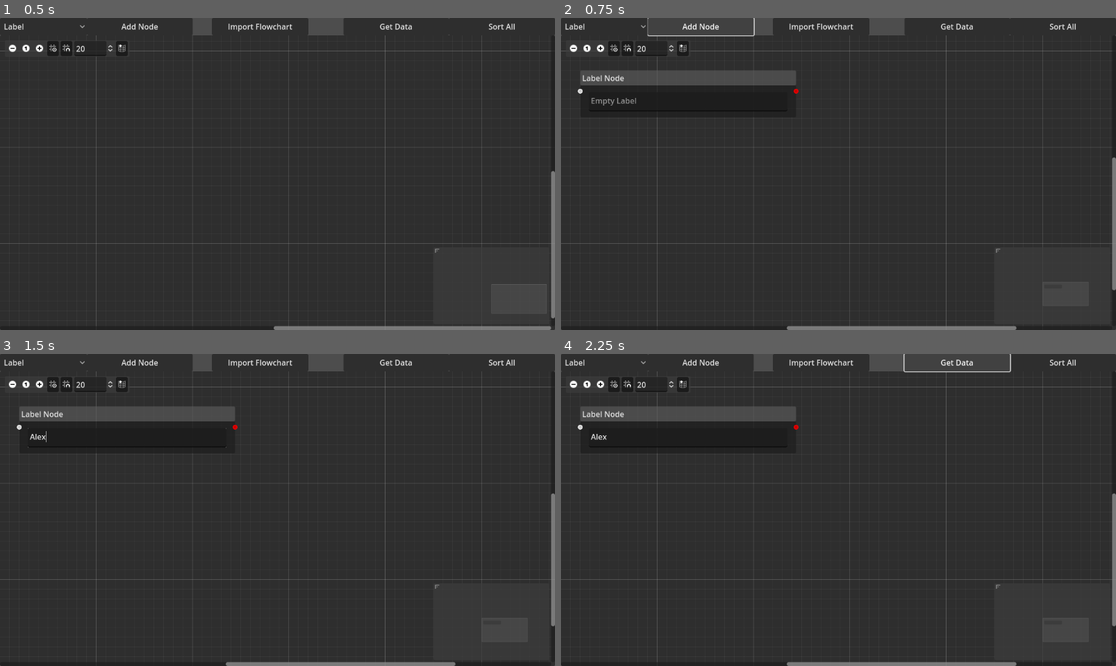
Above: before the commit, frames 1-4 (two rows, left to right).
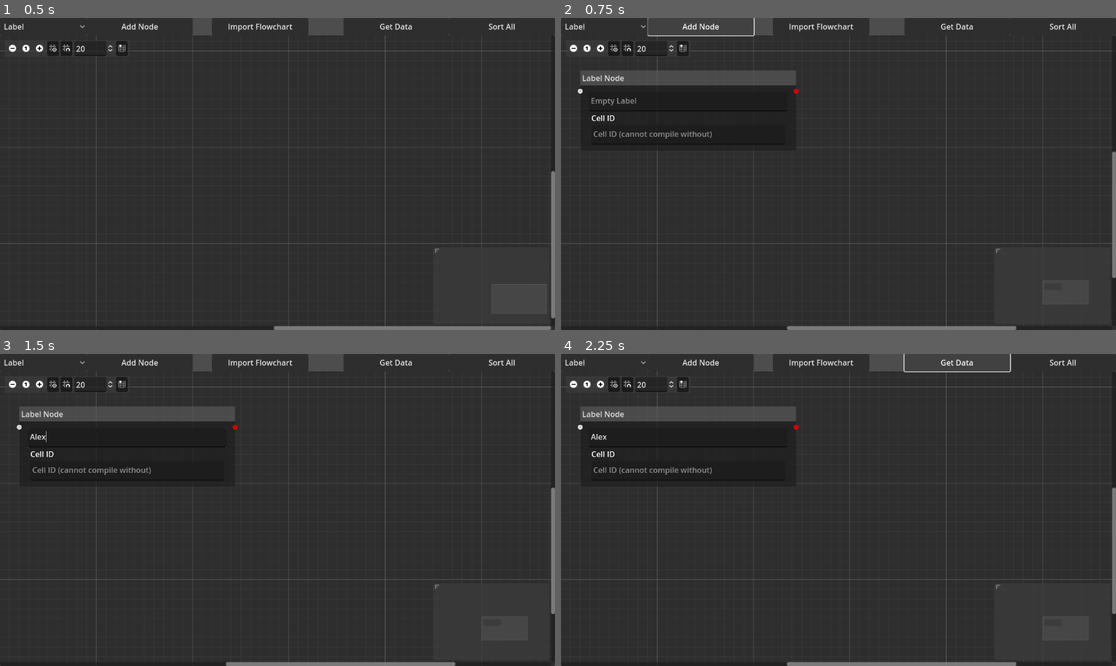
Above: after the commit, the same moments.

Repository: N-Enders/TalkshowEditor
Game: Godot game, scene res://flow.tscn
Same seed, same stepped clock (60 frames per second), same inputs: the game is played once before the commit and once after it. This scene is started directly instead of the project's main scene.
Inputs (mouse positions are in pixels of both pictures, inside the frame that each line leads up to):
- Up to frame 1 (0.5 s): no input
- Up to frame 2 (0.75 s): click "Add Node" at 0.5 s
- Up to frame 3 (1.5 s): click (127, 438) at 1.27 s; type "Alex" at 1.35 s
- Up to frame 4 (2.25 s): click "Get Data" at 2 s

Frame 1 is identical in both runs. In frame 2, 0.4% of the frame differs, in the area x 5-100%, y 31-88%; in frame 3, 0.4%; in frame 4, 0.4%.
Error in both runs: Invalid call. Nonexistent function 'getID' in base 'Control'. (res://flow.gd:208)

Commit message:
Disconnecting Nodes
Also added input node details

Diff:
--- a/GraphNode.gd
+++ b/GraphNode.gd
@@ -45,8 +45,10 @@
 	remove_child(branch)
 
 
+
 func getData():
 	return {"type":"hitlist","id":getID(),"list":getHitlist()}
+
 
 
 func getHitlist():
@@ -57,9 +59,11 @@
 	return values
 
 
+
 func _on_add_text_pressed():
 	createText("")
 
 
+
 func _on_delete_button_pressed():
 	delete.emit()
--- a/flow.gd
+++ b/flow.gd
@@ -13,7 +13,7 @@
 
 # Called when the node enters the scene tree for the first time.
 func _ready():
-	pass # Replace with function body.
+	$GraphEdit.add_valid_left_disconnect_type(0)
 
 
 
--- a/inputNode.gd
+++ b/inputNode.gd
@@ -26,6 +26,26 @@
 func _on_add_normal_branch_pressed():
 	createBranch("")
 
+
+
+
+func _deleted_option(option):
+	var num = get_children().find(option,0)
+	remove_child(option)
+	set_slot(get_child_count()-1,false,0,Color.WHITE,false,0,Color.RED)
+	remove_branch.emit(self,num)
+
+func no_match_idx():
+	return get_child_count() - 4
+
+
+
+func setID(id):
+	$cellDetails/VBoxContainer/CellID.text = str(id)
+
+func getID():
+	return int($cellDetails/VBoxContainer/CellID.text)
+
 func getData():
 	var index = 0
 	var returnValue = {"type":"input","data":{}}
@@ -37,13 +57,3 @@
 		elif children[index].name == "No Match Branch":
 			returnValue["data"][index] = "NoMatch"
 	return returnValue
-
-
-func _deleted_option(option):
-	var num = get_children().find(option,0)
-	remove_child(option)
-	set_slot(get_child_count()-1,false,0,Color.WHITE,false,0,Color.RED)
-	remove_branch.emit(self,num)
-
-func no_match_idx():
-	return get_child_count() - 3
--- a/inputNode.tscn
+++ b/inputNode.tscn
@@ -34,6 +34,15 @@
 slot/2/right_color = Color(1, 1, 1, 1)
 slot/2/right_icon = null
 slot/2/draw_stylebox = true
+slot/3/left_enabled = false
+slot/3/left_type = 0
+slot/3/left_color = Color(1, 1, 1, 1)
+slot/3/left_icon = null
+slot/3/right_enabled = false
+slot/3/right_type = 0
+slot/3/right_color = Color(1, 1, 1, 1)
+slot/3/right_icon = null
+slot/3/draw_stylebox = true
 script = ExtResource("1_tw8fp")
 editableText = ExtResource("2_fi8w5")
 
@@ -59,4 +68,22 @@
 layout_mode = 2
 text = "Add branch"
 
+[node name="cellDetails" type="MarginContainer" parent="."]
+layout_mode = 2
+size_flags_vertical = 3
+theme_override_constants/margin_left = 5
+theme_override_constants/margin_right = 5
+
+[node name="VBoxContainer" type="VBoxContainer" parent="cellDetails"]
+layout_mode = 2
+
+[node name="idLabel" type="Label" parent="cellDetails/VBoxContainer"]
+layout_mode = 2
+text = "Cell ID"
+
+[node name="CellID" type="TextEdit" parent="cellDetails/VBoxContainer"]
+custom_minimum_size = Vector2(0, 40)
+layout_mode = 2
+placeholder_text = "Cell ID (cannot compile without)"
+
 [connection signal="pressed" from="addNormalBranch" to="." method="_on_add_normal_branch_pressed"]
--- a/labelNode.gd
+++ b/labelNode.gd
@@ -11,18 +11,25 @@
 func selectNode():
 	selected = true
 
+
+func setID(id):
+	$cellDetails/VBoxContainer/CellID.text = str(id)
+
 func getID():
-	return 0
+	return int($cellDetails/VBoxContainer/CellID.text)
+
 
 func getData():
 	return {
 				"type":"label",
-				"labelValue":$TextEdit.text,
-				"position":
-					{"x": position_offset.x ,
-					"y": position_offset.y }
+				"id": getID(),
+				"position": position_offset,
+				"data":{
+					"labelValue":$TextEdit.text
+				}
 			}
 
-func loadValues(dict):
-	$TextEdit.text = dict["labelValue"]
-	position_offset = Vector2(dict["x"],dict["y"])
+func loadData(dict):
+	$TextEdit.text = dict["data"]["labelValue"]
+	position_offset = dict["position"]
+	setID(dict["id"])
--- a/labelNode.tscn
+++ b/labelNode.tscn
@@ -24,6 +24,15 @@
 slot/1/right_color = Color(1, 1, 1, 1)
 slot/1/right_icon = null
 slot/1/draw_stylebox = true
+slot/2/left_enabled = false
+slot/2/left_type = 0
+slot/2/left_color = Color(1, 1, 1, 1)
+slot/2/left_icon = null
+slot/2/right_enabled = false
+slot/2/right_type = 0
+slot/2/right_color = Color(1, 1, 1, 1)
+slot/2/right_icon = null
+slot/2/draw_stylebox = true
 script = ExtResource("1_q3aip")
 
 [node name="Connection" type="Container" parent="."]
@@ -33,3 +42,21 @@
 custom_minimum_size = Vector2(0, 40)
 layout_mode = 2
 placeholder_text = "Empty Label"
+
+[node name="cellDetails" type="MarginContainer" parent="."]
+layout_mode = 2
+size_flags_vertical = 3
+theme_override_constants/margin_left = 5
+theme_override_constants/margin_right = 5
+
+[node name="VBoxContainer" type="VBoxContainer" parent="cellDetails"]
+layout_mode = 2
+
+[node name="idLabel" type="Label" parent="cellDetails/VBoxContainer"]
+layout_mode = 2
+text = "Cell ID"
+
+[node name="CellID" type="TextEdit" parent="cellDetails/VBoxContainer"]
+custom_minimum_size = Vector2(0, 40)
+layout_mode = 2
+placeholder_text = "Cell ID (cannot compile without)"
--- a/referenceNode.gd
+++ b/referenceNode.gd
@@ -39,7 +39,7 @@
 ############
 func getData():
 	var index = 0
-	var returnValue = {"type":"reference","data":{},"location":position_offset}
+	var returnValue = {"type":"reference","id":getID(),"data":{},"location":position_offset}
 	var children = get_children()
 	while index < len(children) - 1:
 		index += 1
